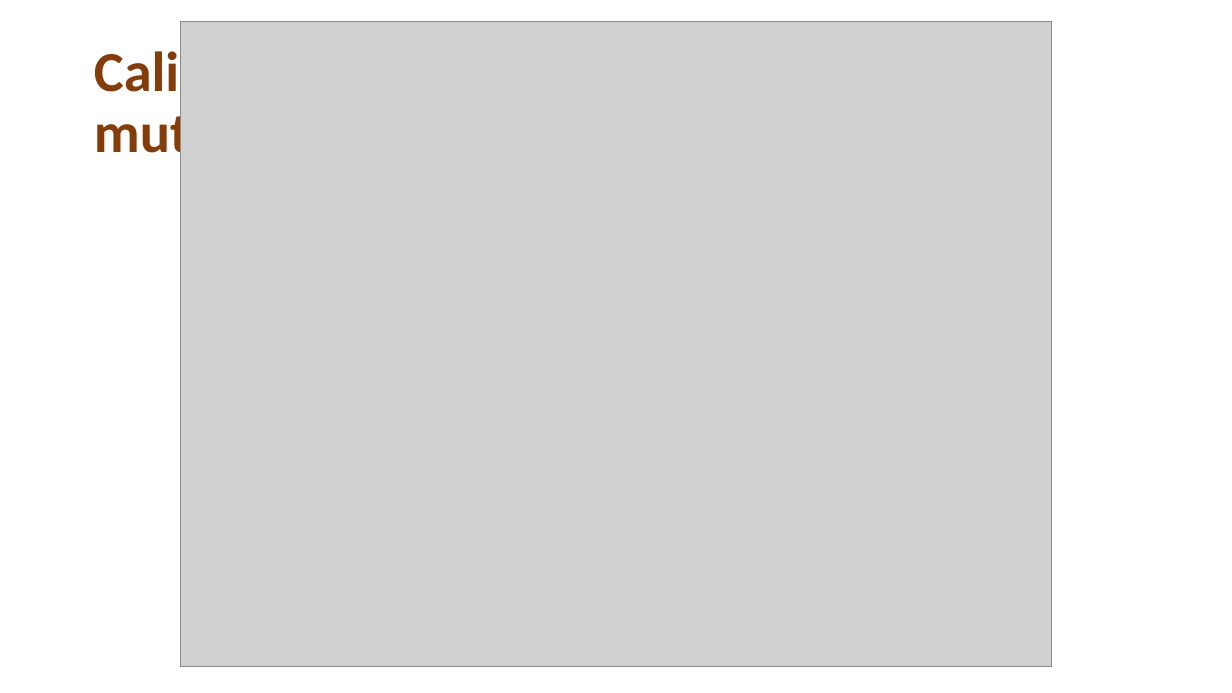
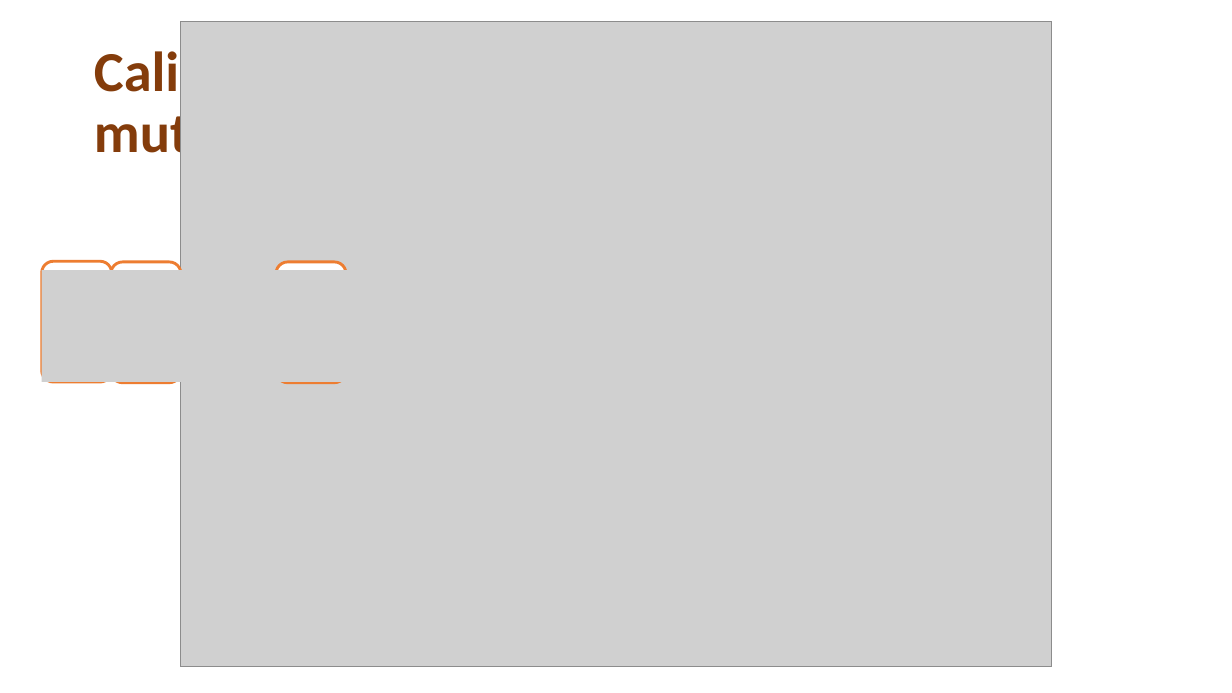
Before and after one commit to franciscoSoler/Polarimetric-Antenna-Calibrator, a slide deck: slide 21 of written/presentation/tesisInformatica.pptm (slide 23 before the commit). Drawn at 1232x693 pixels with LibreOffice and Linux fonts; fonts in the diff are those of the drawing; grey boxes stand for pictures. Boxes give left, top, right and bottom in pixels: in the first picture for what was removed or moved away, otherwise in the second. Text is boxed around its words. In the diff, an @@ line names an element or a change of style, - is before the commit and + after.

```diff
--- a/written/presentation/tesisInformatica.pptm
+++ b/written/presentation/tesisInformatica.pptm
@@ rounded rectangle added at box(42, 262, 112, 383), fill #FFFFFF, outline #ED7D31 2.25 pt @@
@@ rounded rectangle added at box(111, 262, 181, 383), fill #FFFFFF, outline #ED7D31 2.25 pt @@
@@ rounded rectangle added at box(276, 262, 347, 383), fill #FFFFFF, outline #ED7D31 2.25 pt @@
@@ picture added at box(42, 270, 348, 382) @@
```
Also in this commit, not shown: 13 other slides changed, 5 slides added, 3 slides removed, 1 other file.
